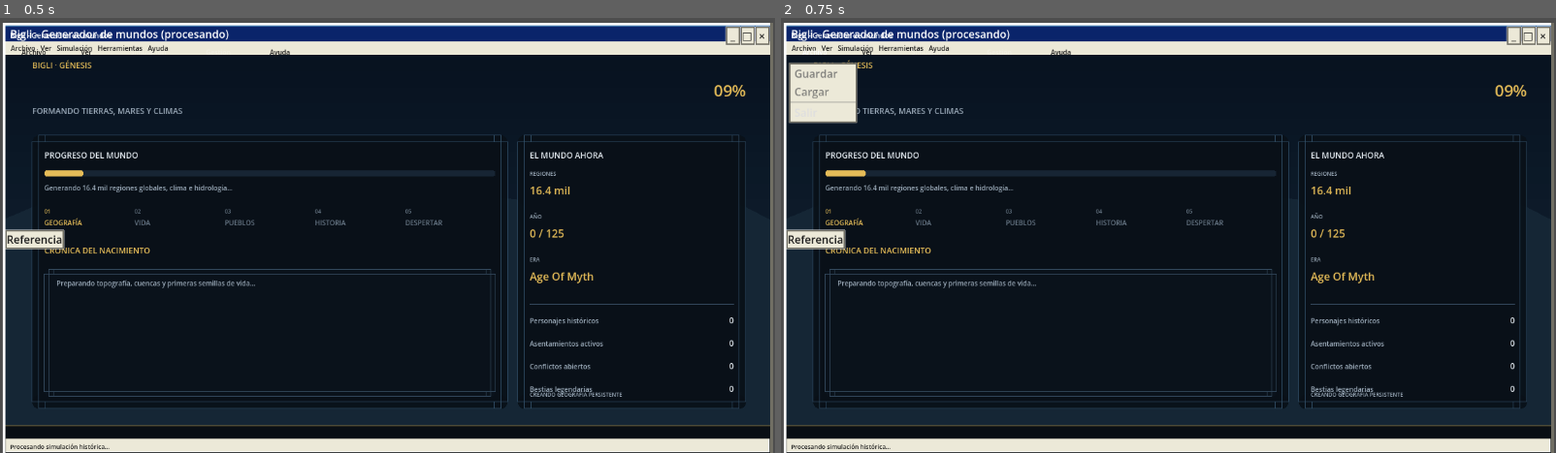
Above: before the commit, frames 1-2 (left to right).
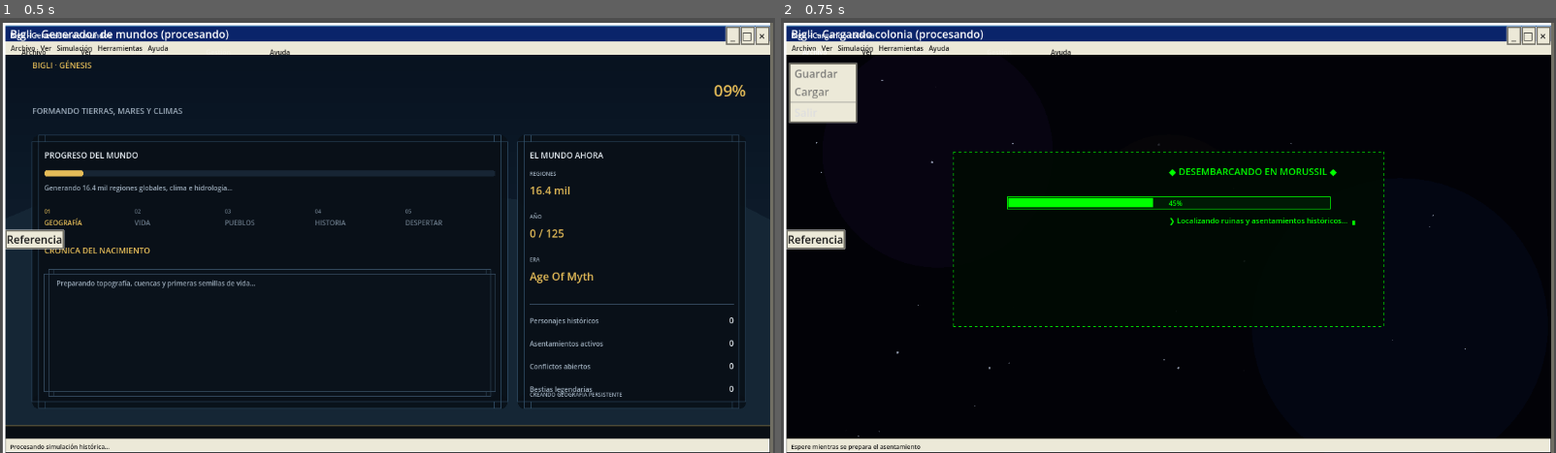
Above: after the commit, the same moments.

Repository: nazzurro12/Bigli-
Game: Godot game, scene res://test_df_integration.tscn
Same seed, same stepped clock (60 frames per second), same inputs: the game is played once before the commit and once after it. This scene is started directly instead of the project's main scene.
Inputs:
- Up to frame 1 (0.5 s): no input
- Up to frame 2 (0.75 s): click "Archivo" at 0.5 s

Frame 1 is identical in both runs. In frame 2, 28% of the frame differs, in the area x 0-100%, y 2-100%.

Commit message:
Convertir el tutorial en onboarding interactivo (#10)
Integra el primer recorrido guiado basado en acciones reales del jugador.

Diff:
--- a/df_mode/df_main.gd
+++ b/df_mode/df_main.gd
@@ -248,6 +248,7 @@
 var quest_system: DFQuestSystem = null
 var _world_gen_in_progress: bool = false
 var _loading_in_progress: bool = false
+var _interactive_tutorial_requested: bool = false
 
 func _ready() -> void:
 	randomize()
@@ -298,7 +299,14 @@
 	_generating = false
 
 func _on_tutorial_requested() -> void:
-	add_message("Tutorial no implementado aun.")
+	_interactive_tutorial_requested = true
+	settings_menu.visible = false
+	if generation_seed < 0:
+		generation_seed = randi()
+	current_state = GameState.GENERATING_WORLD
+	gen_step = 0
+	set_meta("quick_start_pending", true)
+	add_message("Tutorial: preparando una colonia guiada...")
 
 func _on_settings_close() -> void:
 	settings_menu.visible = false
@@ -2636,6 +2644,10 @@
 	renderer.paused = false
 	current_state = GameState.PLAYING
 	renderer.show_sidebar = true
+	if _interactive_tutorial_requested:
+		_interactive_tutorial_requested = false
+		renderer.start_interactive_tutorial(camera_pos)
+		add_message("TUTORIAL ACTIVO: completa la acción indicada para avanzar.")
 	var audio = get_node("DFAudio") as DFAudio
 	if audio != null:
 		audio.play_music("main_theme")
@@ -4550,6 +4562,10 @@
 					renderer._legend_mode = 0
 					renderer._family_tree_data = {}
 					add_message("Cronicas cerradas.")
+			return
+		if kc == KEY_F10 and renderer.is_tutorial_active():
+			renderer.skip_interactive_tutorial()
+			add_message("Tutorial omitido. Puedes reabrirlo desde el menú principal.")
 			return
 		match kc:
 			KEY_UP, KEY_W:
--- a/df_mode/df_renderer.gd
+++ b/df_mode/df_renderer.gd
@@ -254,15 +254,16 @@
 var _animation_phase: bool = false
 
 # ---- TUTORIAL / ONBOARDING ----
-var _tutorial_step: int = 0       # 0-5: which hint is shown; -1: finished
-var _tutorial_timer: float = 0.0  # seconds this step has been shown
-const TUTORIAL_DURATION: float = 8.0  # seconds per hint
+var _tutorial_step: int = -1
+var _tutorial_timer: float = 0.0
+var _tutorial_camera_origin: Vector3i = Vector3i.ZERO
+var _tutorial_initial_job_count: int = 0
 const TUTORIAL_STEPS: Array = [
-	{"icon": "👁", "text": "Mantén WASD o usa las FLECHAS para mover la cámara y explorar el mundo."},
-	{"icon": "F",  "text": "Presiona F para seguir a un enano. Presiona P para poseer al aldeano seguido."},
-	{"icon": "⚔",  "text": "Con un enano poseído, usa WASD para moverlo. ¡Explora cuevas y bosques!"},
-	{"icon": "⛏",  "text": "Presiona 1 para designar tiles para EXCAVAR. Tus enanos cavan solos."},
-	{"icon": "⏸",  "text": "ESPACIO = Pausar · H = Ayuda completa · ESC = Menú. ¡Construye tu fortaleza!"},
+	{"icon": "👁", "text": "Mueve la cámara con WASD o las flechas."},
+	{"icon": "F", "text": "Pulsa F para seguir a uno de tus habitantes."},
+	{"icon": "⛏", "text": "Pulsa 1 y arrastra sobre roca para ordenar una excavación."},
+	{"icon": "P", "text": "Pulsa P para poseer al habitante que estás siguiendo."},
+	{"icon": "E", "text": "Pulsa E junto a un objeto o terreno para ejecutar una acción contextual."},
 ]
 
 
@@ -3167,20 +3168,63 @@
 # TUTORIAL OVERLAY — Animated hint cards for new players
 # Timer is advanced by the main node calling renderer.tick_tutorial(delta)
 # =============================================================================
+func start_interactive_tutorial(camera_origin: Vector3i) -> void:
+	_tutorial_step = 0
+	_tutorial_timer = 0.0
+	_tutorial_camera_origin = camera_origin
+	_tutorial_initial_job_count = designation.job_queue.size() if designation != null else 0
+	queue_redraw()
+
+func is_tutorial_active() -> bool:
+	return _tutorial_step >= 0 and _tutorial_step < TUTORIAL_STEPS.size()
+
+func skip_interactive_tutorial() -> void:
+	_tutorial_step = -1
+	_tutorial_timer = 0.0
+	queue_redraw()
+
+func _advance_interactive_tutorial() -> void:
+	_tutorial_step += 1
+	_tutorial_timer = 0.0
+	if _tutorial_step >= TUTORIAL_STEPS.size():
+		_tutorial_step = -1
+		var main_node := get_parent()
+		if main_node != null and main_node.has_method("add_message"):
+			main_node.call("add_message", "TUTORIAL COMPLETADO: ya puedes observar o intervenir libremente.")
+	queue_redraw()
+
 func tick_tutorial(delta: float) -> void:
-	if _tutorial_step < 0 or _tutorial_step >= TUTORIAL_STEPS.size():
+	if not is_tutorial_active():
 		return
 	_tutorial_timer += delta
-	if _tutorial_timer >= TUTORIAL_DURATION:
-		_tutorial_timer = 0.0
-		_tutorial_step += 1
+	var main_node := get_parent()
+	if main_node == null:
+		return
+	var completed := false
+	match _tutorial_step:
+		0:
+			var current_camera: Variant = main_node.get("camera_pos")
+			completed = current_camera is Vector3i and current_camera != _tutorial_camera_origin
+		1:
+			completed = follow_dwarf >= 0
+		2:
+			var current_designation: Variant = main_node.get("designation")
+			completed = current_designation != null and current_designation.job_queue.size() > _tutorial_initial_job_count
+		3:
+			completed = main_node.get("possessed_dwarf") != null
+		4:
+			var director: Variant = main_node.get("story_director")
+			var session: Variant = director.get("possession_session") if director != null else {}
+			completed = session is Dictionary and not session.get("actions", []).is_empty()
+	if completed:
+		_advance_interactive_tutorial()
 
 func _draw_tutorial_overlay() -> void:
 	if _tutorial_step < 0 or _tutorial_step >= TUTORIAL_STEPS.size():
 		return
 
 	var step = TUTORIAL_STEPS[_tutorial_step]
-	var progress = clampf(_tutorial_timer / TUTORIAL_DURATION, 0.0, 1.0)
+	var progress: float = float(_tutorial_step + 1) / float(TUTORIAL_STEPS.size())
 
 	var vp = size
 	var card_w = 520
@@ -3194,8 +3238,8 @@
 	_draw_rounded_rect(Rect2(card_x, card_y, card_w, card_h),
 		Color(0.55, 0.40, 0.90, 0.9 * alpha), 6, false, 1.5)
 
-	# Progress bar (shrinks as time passes)
-	var bar_w = card_w * (1.0 - progress)
+	# Progress bar tracks completed onboarding objectives
+	var bar_w = card_w * progress
 	draw_rect(Rect2(card_x, card_y + card_h - 3, bar_w, 3),
 		Color(0.55, 0.40, 0.90, 0.7 * alpha), true)
 
@@ -3218,7 +3262,7 @@
 		HORIZONTAL_ALIGNMENT_RIGHT, -1, 8, Color(0.45, 0.40, 0.60, alpha))
 
 	# Skip label
-	draw_string(_font, Vector2(card_x + card_w - 8, card_y + 24), "T: Saltar",
+	draw_string(_font, Vector2(card_x + card_w - 8, card_y + 24), "F10: Omitir tutorial",
 		HORIZONTAL_ALIGNMENT_RIGHT, -1, 8, Color(0.35, 0.32, 0.50, alpha))
 
 # =============================================================================
Not shown, changed: tests/test_simulation_contracts.py
